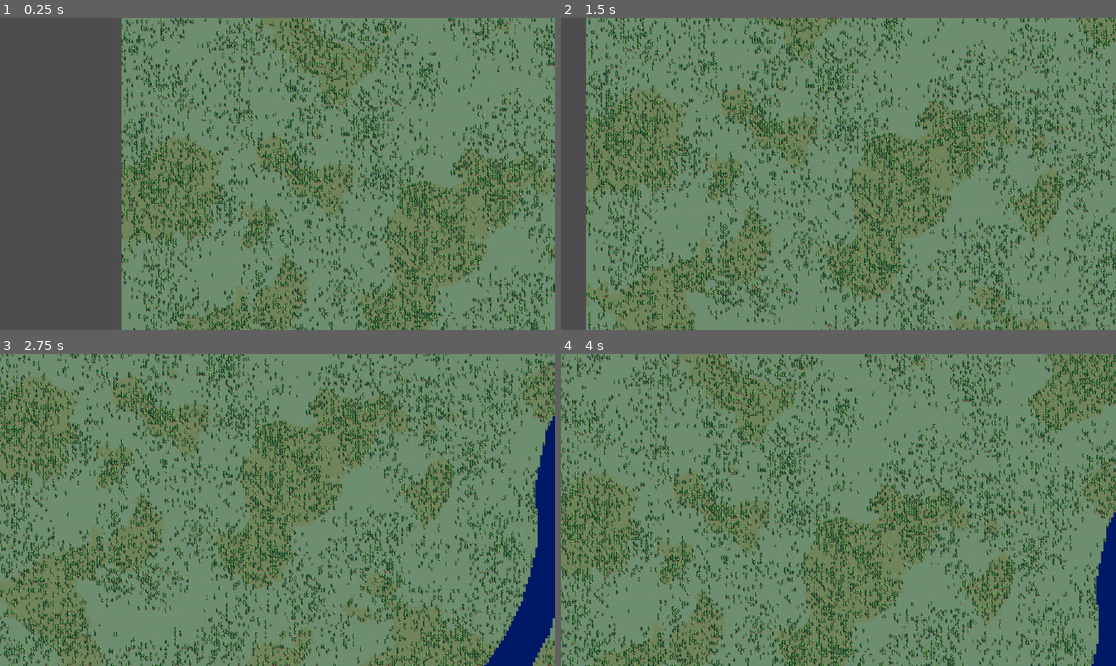
Above: before the commit, frames 1-4 (two rows, left to right).
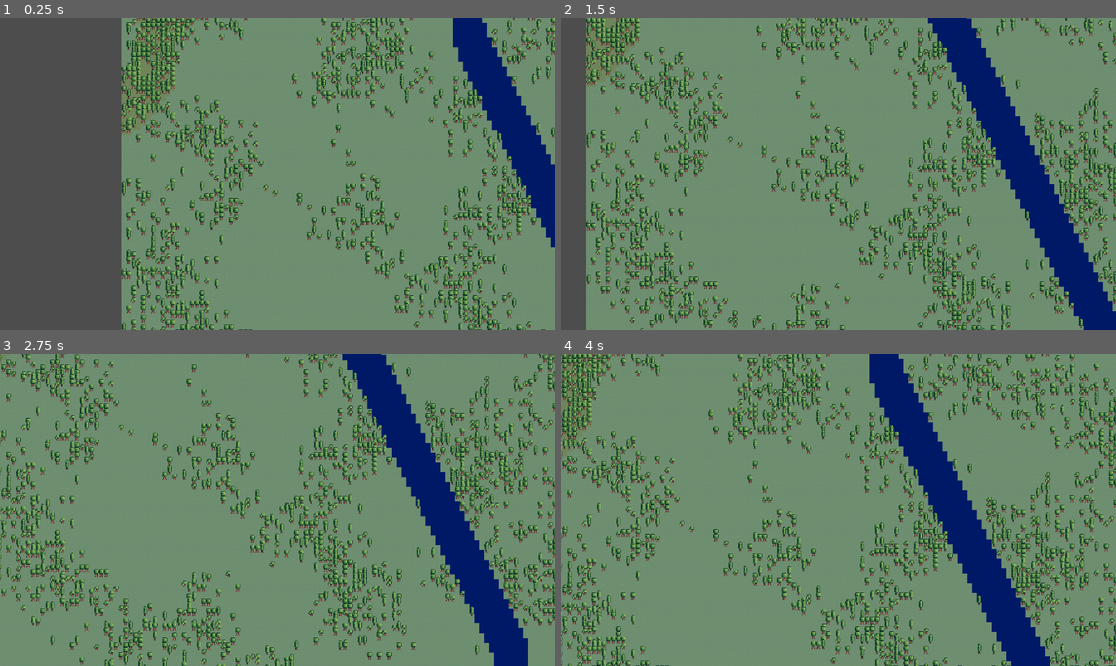
Above: after the commit, the same moments.

Repository: frxedlxver/godotProcGen
Game: Godot game, scene res://src/noise_vis.tscn
The game is run twice, just before and just after one commit, with the same random seed, the same clock (stepped at 60 frames per second) and the same inputs.
Inputs:
- Up to frame 1 (0.25 s): no input
- Up to frame 2 (1.5 s): tap Enter at 0.5 s; hold Right 0.53-1.28 s; tap Space at 1.25 s; hold Down from 1.28 s (still down)
- Up to frame 3 (2.75 s): tap Enter at 2 s; release Down at 2.03 s; hold Right from 2.03 s (still down)
- Up to frame 4 (4 s): tap Space at 2.75 s; release Right at 2.78 s; hold Up 2.78-3.53 s; tap Enter at 3.5 s; hold Left from 3.53 s (still down)

The runs differ from the first frame. In frame 1, 34% of the frame differs, in the area x 21-100%, y 0-100%; in frame 2, 43%; in frame 3, 46%, in the area x 0-100%, y 0-100%; in frame 4, 46%.

Commit message:
general refactor

Diff:
--- a/res/tree.tres
+++ b/res/tree.tres
@@ -23,5 +23,8 @@
 3:3/0 = 0
 
 [resource]
+tile_shape = 2
+tile_layout = 1
+tile_offset_axis = 1
 tile_size = Vector2i(128, 128)
 sources/0 = SubResource("TileSetAtlasSource_4jp3a")
--- /dev/null
+++ b/res/trees/tree1.tres
@@ -0,0 +1,7 @@
+[gd_resource type="AtlasTexture" load_steps=2 format=3 uid="uid://wxbpi2k1bjiv"]
+
+[ext_resource type="Texture2D" uid="uid://de2qhgxhp2wsx" path="res://res/trees-128.png" id="1_7dpds"]
+
+[resource]
+atlas = ExtResource("1_7dpds")
+region = Rect2(0, 0, 128, 256)
--- /dev/null
+++ b/res/trees/tree2.tres
@@ -0,0 +1,7 @@
+[gd_resource type="AtlasTexture" load_steps=2 format=3 uid="uid://dvvryynv5dx0m"]
+
+[ext_resource type="Texture2D" uid="uid://de2qhgxhp2wsx" path="res://res/trees-128.png" id="1_6xxae"]
+
+[resource]
+atlas = ExtResource("1_6xxae")
+region = Rect2(384, 0, 128, 256)
--- /dev/null
+++ b/res/trees/tree3.tres
@@ -0,0 +1,7 @@
+[gd_resource type="AtlasTexture" load_steps=2 format=3 uid="uid://btue6ao2o1x24"]
+
+[ext_resource type="Texture2D" uid="uid://de2qhgxhp2wsx" path="res://res/trees-128.png" id="1_m4cs0"]
+
+[resource]
+atlas = ExtResource("1_m4cs0")
+region = Rect2(128, 0, 128, 256)
--- /dev/null
+++ b/res/trees/tree4.tres
@@ -0,0 +1,7 @@
+[gd_resource type="AtlasTexture" load_steps=2 format=3 uid="uid://buf2o4pktwwtv"]
+
+[ext_resource type="Texture2D" uid="uid://de2qhgxhp2wsx" path="res://res/trees-128.png" id="1_35y35"]
+
+[resource]
+atlas = ExtResource("1_35y35")
+region = Rect2(128, 0, 128, 256)
--- a/src/FloraGenerator.gd
+++ b/src/FloraGenerator.gd
@@ -5,15 +5,15 @@
 var terrain_type_weight = 0.4
 
 var terrain_chance_map : Dictionary = {
-	Palettes.GRASS_COLOR : 0.3,
-	Palettes.RICH_GRASS_COLOR : 0.7
+	Palettes.GRASS_COLOR : 0.1,
+	Palettes.RICH_GRASS_COLOR : 0.6
 }
 func _generate_flora(rainfall_map : Image, terrain_map : Image):
 	var result : Array[Vector2i] = []
 
-	var tiles_since_tree_placed = 2
+	var tiles_since_tree_placed = 5
 	for point in VectorTools.vec2i_range(0, terrain_map.get_width()):
-		if tiles_since_tree_placed >= 2:
+		if tiles_since_tree_placed >= 15:
 			var terrain_color = terrain_map.get_pixelv(point)
 
 			if terrain_chance_map.has(terrain_color):
--- a/src/ImageToTileConverter.gd
+++ b/src/ImageToTileConverter.gd
@@ -17,14 +17,7 @@
 		TileType.RICH_SOIL_GRASS	: Vector2i(3, 0),
 		TileType.SAND				: Vector2i(4, 0)
 	}
-@export var m_tilemap : TileMap
-var _m_tileset : TileSet
-
-func _ready():
-	_m_tileset = ResourceLoader.load("res://res/terrain.tres")
-
-	if m_tilemap != null:
-		m_tilemap.tile_set = _m_tileset
+var m_tilemap : TileMap
 
 func convert_to_tilemap(terrain : Array[Array]):
 
--- a/src/LandscapeGen.gd
+++ b/src/LandscapeGen.gd
@@ -15,11 +15,11 @@
 func generate_rich_soil_patches(image : Image) -> Image:
 	var noise = FastNoiseLite.new()
 	noise.seed = randi()
-	noise.noise_type = FastNoiseLite.TYPE_PERLIN
+	noise.noise_type = FastNoiseLite.TYPE_SIMPLEX_SMOOTH
 	var noise_scale = 1024 / image.get_width()
-	noise.frequency = 0.01 * noise_scale
+	noise.frequency = 0.001 * noise_scale
 	for point in ImageProcessing.find_all_by_color(image, Palettes.GRASS_COLOR):
-		if noise.get_noise_2dv(point) > 0.1:
+		if noise.get_noise_2dv(point) > 0:
 			image.set_pixelv(point, Palettes.RICH_GRASS_COLOR)
 	return image
 
--- a/src/TestGenerator.gd
+++ b/src/TestGenerator.gd
@@ -2,20 +2,19 @@
 
 # todo: create heightmap class, change landscapegenerator to take heightmap as parameter
 class_name MapGen
-var image : Image
+
+var terrain_image : Image
 var heightMap : Image
 var texture : ImageTexture
+
 var settings : NoiseSettings2D
 var palette = Palettes.cm_blue_yellow
-var ctrlHeld = false
-var shiftHeld = false
 var offset : float = 0
-var river : RiverGenerator = RiverGenerator.new()
-var landscape_generator : LandscapeGenerator = LandscapeGenerator.new()
-var p
+
 var flora_gen : FloraGenerator = FloraGenerator.new()
-@export var converter : ImageToTilemapConverter
-@export var tree_placer : TreePlacer
+var tree_positions : Array[Vector2i]
+
+@export var tilemap : TileMap
 
 var MIN_RIVER_SIZE : int = 0
 # Called when the node enters the scene tree for the first time.
@@ -23,25 +22,41 @@
 	get_viewport().canvas_item_default_texture_filter=Viewport.DEFAULT_CANVAS_ITEM_TEXTURE_FILTER_NEAREST
 	get_tree().get_root().size_changed.connect(_updateTexture)
 	get_window().mode = Window.MODE_MAXIMIZED
-	generate_map(Vector2i(512, 512))
-	#_updateTexture()
-	converter.image_to_tilemap(image)
-	zoom_to_fit_tilemap(image.get_size(), 32)
+	generate_map(Vector2i(256, 256))
+	instantiate_map()
+	zoom_to_fit_tilemap(terrain_image.get_size(), 32)
 
 func run_test(iterations : int, map_size : int):
 	for i in range(iterations):
 		generate_map(Vector2i(map_size, map_size))
 		var path = "C:\\Users\\rhend\\repos\\godotProcGen\\src\\test\\output_" + var_to_str(i) + ".jpg"
-		image.save_jpg((path), 0.5);
+		terrain_image.save_jpg((path), 0.5);
 
 func generate_map(map_size : Vector2i):
-		var heightmap : Image = landscape_generator.generate_heightmap(map_size.x, map_size.y, 0.1, 0.9)
-		var landscape = landscape_generator.generate_terrain(heightmap)
-		landscape = generate_river(landscape)
-		var tree_locations = flora_gen.generate_flora(landscape)
-		tree_placer.place_trees_at_points(tree_locations)
-		image = landscape
+	var landscape_generator = LandscapeGenerator.new()
+	var heightmap : Image = landscape_generator.generate_heightmap(map_size.x, map_size.y, 0.1, 0.9)
 
+	# generate intial terrain
+	terrain_image = landscape_generator.generate_terrain(heightmap)
+
+	#add rivers
+	terrain_image = generate_river(terrain_image)
+
+	# generate positions to place trees in next step
+	tree_positions = flora_gen.generate_flora(terrain_image)
+
+func instantiate_map():
+	# instantiate landscape tiles
+	var converter : ImageToTilemapConverter = ImageToTilemapConverter.new()
+	converter.m_tilemap = tilemap
+	converter.image_to_tilemap(terrain_image)
+	converter.queue_free()
+
+	# instantiate trees relative to tilemap_positions
+	var tree_placer = TreePlacer.new()
+	tree_placer.tilemap = tilemap
+	tree_placer.place_trees_at_points(tree_positions)
+	tree_placer.queue_free()
 
 func draw_grid(image : Image, grid_size : int):
 	var draw_y = func():
@@ -63,12 +78,12 @@
 	return image
 
 func generate_river(map : Image) -> Image:
-
-	river.m_maximum_width = randi_range(4, 6);
-	river.m_bounds = map.get_size()
-	river.generate_river()
+	var river_generator = RiverGenerator.new()
+	river_generator.m_maximum_width = 3;
+	river_generator.m_bounds = map.get_size()
+	river_generator.generate_river()
 	var new_map = map.duplicate(true)
-	for point in river.get_final_river_points(map.get_size()):
+	for point in river_generator.get_final_river_points(map.get_size()):
 		if VectorTools.a_inside_b(point, map.get_size()):
 			if !map.get_pixelv(point).is_equal_approx(Palettes.DEEP_WATER_COLOR):
 				new_map.set_pixelv(point, Palettes.WATER_COLOR)
@@ -99,10 +114,10 @@
 						image.set_pixelv(point, Color.BISQUE)
 
 func _updateTexture():
-	if image != null:
-		texture = ImageTexture.create_from_image(image)
+	if terrain_image != null:
+		texture = ImageTexture.create_from_image(terrain_image)
 
-		zoom_to_fit(image.get_size(), get_viewport_rect().size)
+		zoom_to_fit(terrain_image.get_size(), get_viewport_rect().size)
 		queue_redraw()
 
 func zoom_to_fit(image_size : Vector2, viewport_size : Vector2):
--- a/src/TreePlacer.gd
+++ b/src/TreePlacer.gd
@@ -2,9 +2,32 @@
 
 class_name TreePlacer
 
-@export var tree_map : TileMap
+var tilemap : TileMap
+var tree_textures : Array[AtlasTexture]
+var _tree_nodes : Array[Sprite2D] = []
+var _trees : Array[Sprite2D] = []
+
+
+func create_sprite_nodes():
+	_tree_nodes = []
+	tree_textures = [
+		ResourceLoader.load("res://res/trees/tree1.tres"),
+		ResourceLoader.load("res://res/trees/tree2.tres"),
+		ResourceLoader.load("res://res/trees/tree3.tres"),
+		ResourceLoader.load("res://res/trees/tree4.tres")
+	]
+	for tex in tree_textures:
+		var t = Sprite2D.new()
+		t.texture = tex
+		t.z_index = 10
+		t.offset = Vector2i(0, -t.texture.get_size().y / 2)
+		_tree_nodes.append(t)
+
 func place_trees_at_points(tree_locations : Array[Vector2i]):
+	create_sprite_nodes()
 	for point in tree_locations:
-		var sprite_variant_x= randi_range(0, 4)
-		var sprite_variant_y= randi_range(0, 2)
-		tree_map.set_cell(0, point, 0, Vector2i(sprite_variant_x, sprite_variant_y), 0)
+		var pos : Vector2 = tilemap.global_position + tilemap.map_to_local(point)
+		var t : Sprite2D = _tree_nodes.pick_random().duplicate()
+		t.global_position = pos
+		tilemap.add_child(t)  # Add the duplicated sprite to the TileMap
+		_trees.append(t)
--- a/src/noise_vis.tscn
+++ b/src/noise_vis.tscn
@@ -1,32 +1,29 @@
-[gd_scene load_steps=7 format=3 uid="uid://ct4y62u26mkhu"]
+[gd_scene load_steps=6 format=3 uid="uid://ct4y62u26mkhu"]
 
 [ext_resource type="Script" path="res://src/cam_control.gd" id="1_e7ata"]
 [ext_resource type="Script" path="res://src/TestGenerator.gd" id="1_kdus0"]
 [ext_resource type="TileSet" uid="uid://cpsmrmkbdv6ps" path="res://res/terrain.tres" id="2_jwcq4"]
-[ext_resource type="Script" path="res://src/ImageToTileConverter.gd" id="3_4uhhe"]
 [ext_resource type="TileSet" uid="uid://dmxk6mov2niyb" path="res://res/tree.tres" id="4_pdliu"]
 [ext_resource type="Script" path="res://src/TreePlacer.gd" id="5_qme07"]
 
 [node name="Node2D" type="Node2D"]
+
+[node name="TreePlacer" type="Node2D" parent="."]
+script = ExtResource("5_qme07")
 
 [node name="Camera2D" type="Camera2D" parent="."]
 visible = false
 zoom = Vector2(0.01, 0.01)
 script = ExtResource("1_e7ata")
 
-[node name="TestObj" type="Node2D" parent="." node_paths=PackedStringArray("converter", "tree_placer")]
+[node name="MapGenerator" type="Node2D" parent="." node_paths=PackedStringArray("tilemap")]
 script = ExtResource("1_kdus0")
-converter = NodePath("../ImageToTilemapConverter")
-tree_placer = NodePath("../TreePlacer")
+tilemap = NodePath("../LandscapeTilemap")
 
-[node name="TileMap" type="TileMap" parent="."]
+[node name="LandscapeTilemap" type="TileMap" parent="."]
 tile_set = ExtResource("2_jwcq4")
 rendering_quadrant_size = 32
 format = 2
-
-[node name="ImageToTilemapConverter" type="Node2D" parent="." node_paths=PackedStringArray("m_tilemap")]
-script = ExtResource("3_4uhhe")
-m_tilemap = NodePath("../TileMap")
 
 [node name="TileMap2" type="TileMap" parent="."]
 z_index = 2
@@ -34,6 +31,4 @@
 format = 2
 layer_0/z_index = 1
 
-[node name="TreePlacer" type="Node2D" parent="." node_paths=PackedStringArray("tree_map")]
-script = ExtResource("5_qme07")
-tree_map = NodePath("../TileMap2")
+[node name="Sprite2D" type="Sprite2D" parent="."]
Binary file removed: res/vCFRRm-export-export.png
Not shown, removed: res/vCFRRm-export-export.png.import
Binary file removed: res/vCFRRm-export.png
Not shown, removed: res/vCFRRm-export.png.import
Binary file removed: res/vCFRRm.png
Not shown, removed: res/vCFRRm.png.import
